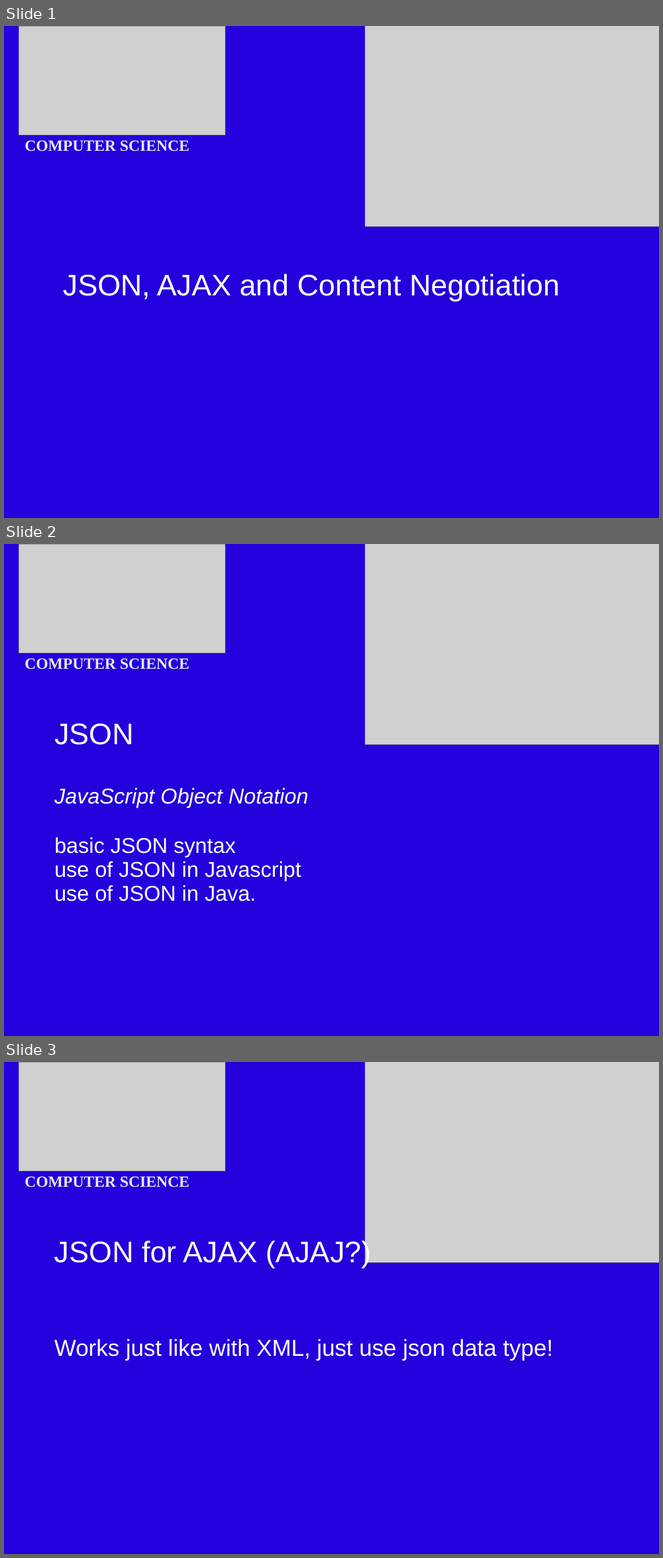
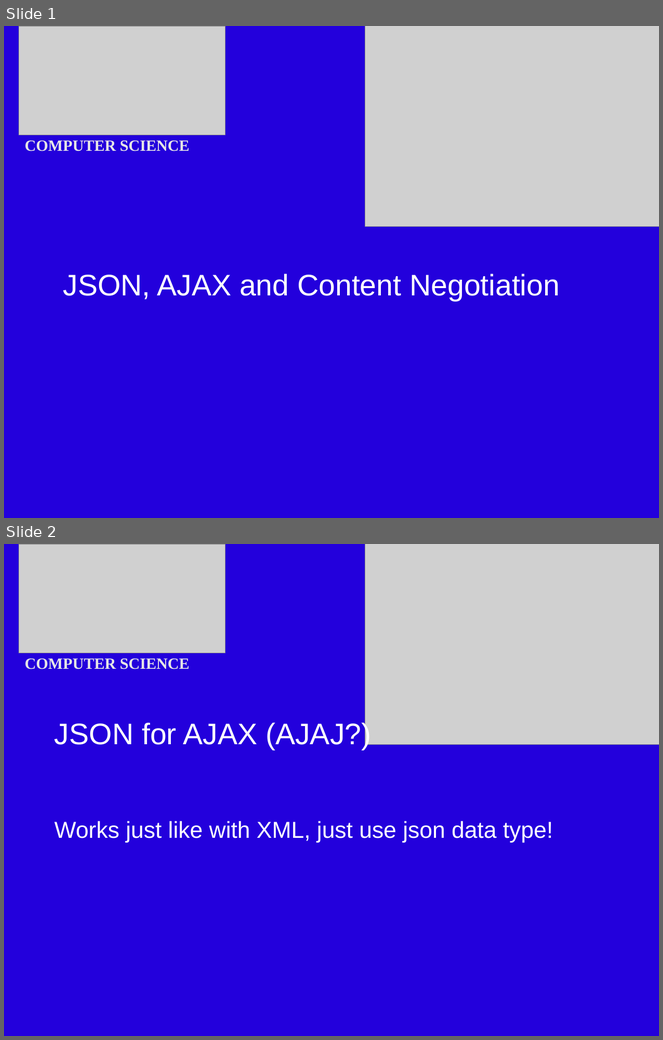
Before and after one commit to BOwsnicki/Distrib, a slide deck: slides/JSONAjax.odp. Shown one above the other, each under a label of ours: slides 1, 2 and 3 before the commit, slides 1 and 2 after it. The pictures are 663x1558 and 663x1040 pixels, drawn with LibreOffice and Linux fonts; fonts in the diff are those of the drawing; grey boxes stand for pictures. Boxes give left, top, right and bottom in pixels: in the first picture for what was removed or moved away, otherwise in the second. Text is boxed around its words. In the diff, an @@ line names an element or a change of style, - is before the commit and + after.

Commit message:
Some JSON cleanup

```diff
--- a/slides/JSONAjax.odp
+++ b/slides/JSONAjax.odp
@@ slide 2 removed at (4,544,659,1036), background #2300DC @@
@@ picture removed at (19,544,225,653) @@
@@ picture removed at (365,544,659,744) @@
@@ text removed at (25,658,190,669) @@
-COMPUTER SCIENCE
@@ text removed at (54,723,309,901) @@
-JSON
-JavaScript Object Notation
-basic JSON syntax
-use of JSON in Javascript
-use of JSON in Java.
@@ what was slide 3 is now slide 2 @@
```
Also in this commit, not shown: 1 other file.
